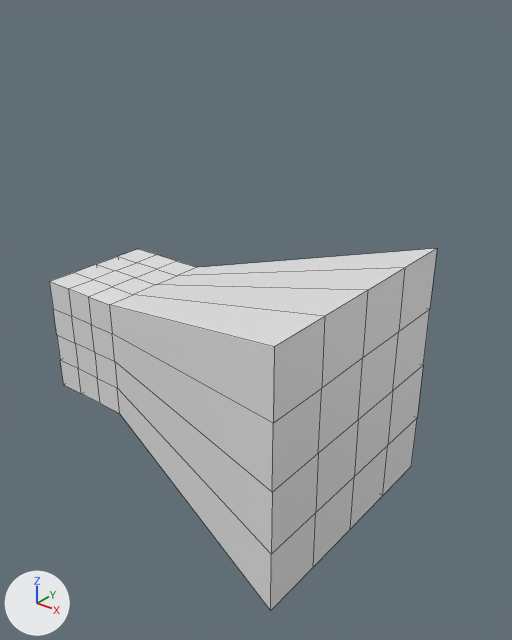
One commit to the Blender file try/assets/blender/cube - v2.blend: the scene before it, then after it.
Before and after are seen from a camera (50 mm lens) standing at (8.53, -7.4, 5.58) and looking at (2.45, 0.2, 0.87). Every picture has the same lights, and +X, +Y and +Z are marked at lower left. Both versions are drawn at full value of the shape key 'Key 3' of 'Cube'; the numbers are the values there. Mesh edges are drawn as thin lines.
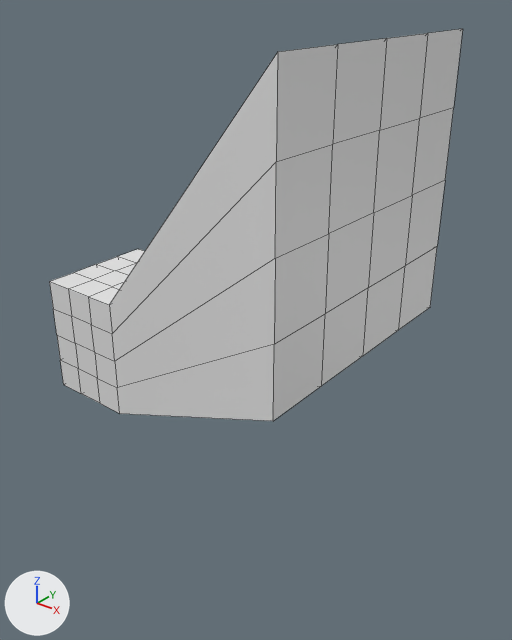
Boxes (x1, y1, x2, y2) around the edits, measured in the pictures (512 x 640 px; the box of a moved part takes in the faces that stretch with it):
'Cube', reshaped (7% wider, 8% taller)
    before: (49, 248, 437, 611)
    after: (49, 29, 463, 421)
part 1 of me_cube, moved or reshaped
    before: (109, 248, 437, 611)
    after: (109, 29, 463, 421)

What changed in the scene script:
```text
Change me_cube:
    where me_cube.from_pydata(...)  # 98 vertices, 96 faces; spans x -1.0..4.44, y -1.98..1.98, z -1.98..1.98
    used by ob_cube; location = (0.0, 0.0, 0.0)
    me_cube part 1: all 25 vertices in x 4.44, y -1.98..1.98, z -1.98..1.98 are moved by (0.0, 0.0, 2.99)
```
